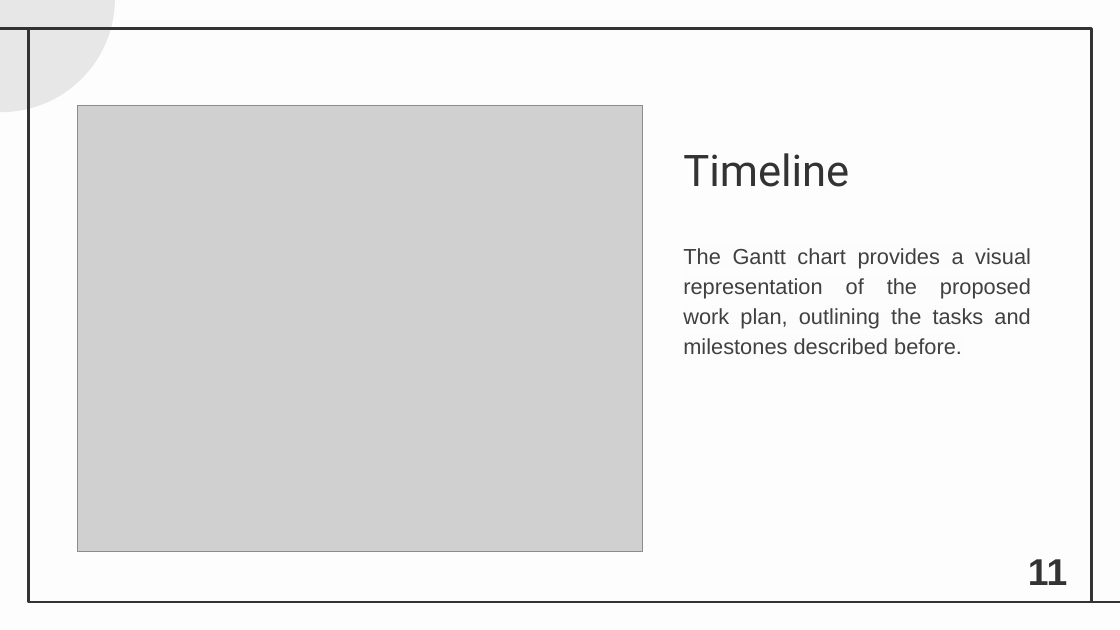
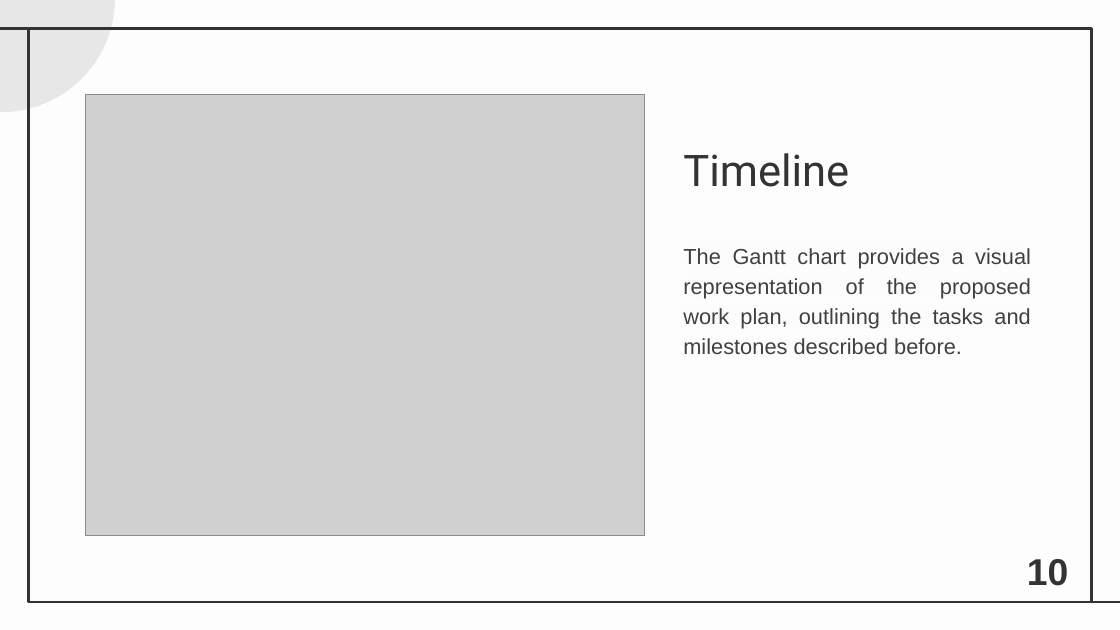
Before and after one commit to DanielFerreira011102/BLS, a slide deck: slide 10 of portfolio/static/documents/PDE_Final.pptx (slide 11 before the commit). Drawn at 1120x630 pixels with LibreOffice and Linux fonts; fonts in the diff are those of the drawing; grey boxes stand for pictures. Boxes give left, top, right and bottom in pixels: in the first picture for what was removed or moved away, otherwise in the second. Text is boxed around its words. In the diff, an @@ line names an element or a change of style, - is before the commit and + after.

```diff
--- a/portfolio/static/documents/PDE_Final.pptx
+++ b/portfolio/static/documents/PDE_Final.pptx
@@ picture: place and size @@
-picture at [77,105,642,552]
+picture at [86,94,645,535]
@@ page number at [1027,559,1068,586]: text changed @@
-11
+10
```
Also in this commit, not shown: 1 other slide changed, 1 slide removed, 4 other files.
